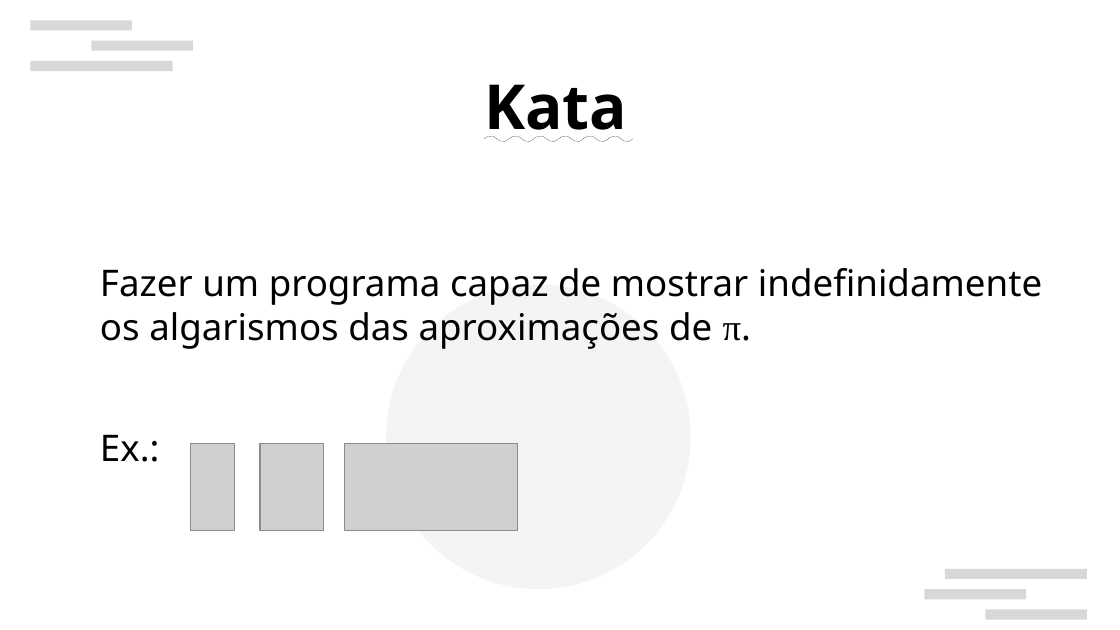
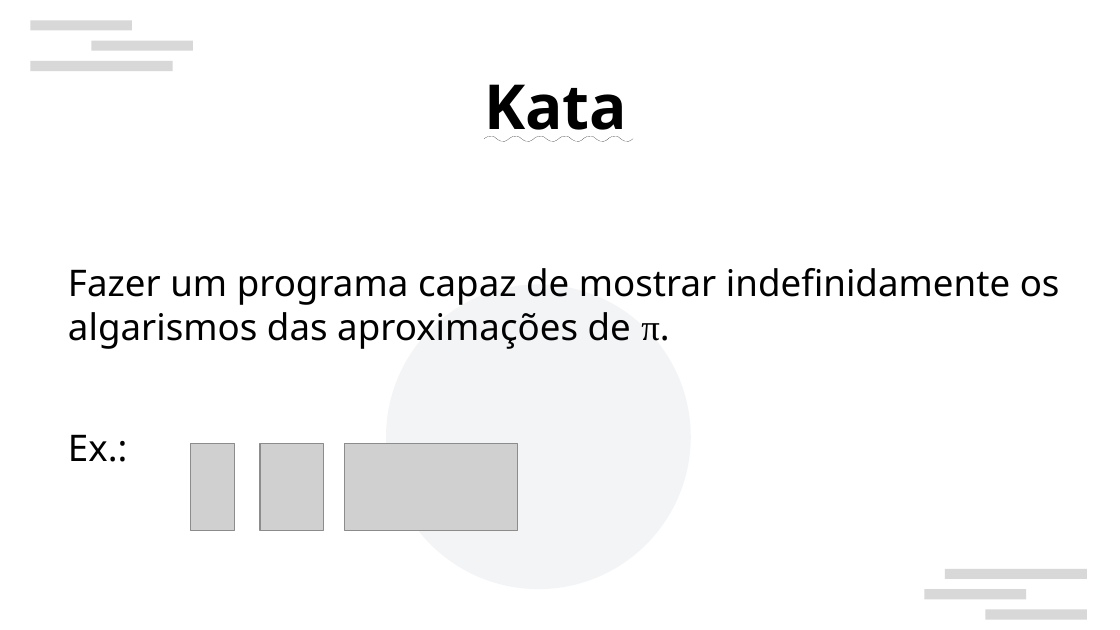
Before and after one commit to R-Stanz/gemp, a slide deck: slide 10 of classes/02-looping_and_conditionals/Aula02.odp. Drawn at 1120x630 pixels with LibreOffice and Linux fonts; fonts in the diff are those of the drawing; grey boxes stand for pictures; background and template pictures are left out. Boxes give left, top, right and bottom in pixels: in the first picture for what was removed or moved away, otherwise in the second. Text is boxed around its words. In the diff, an @@ line names an element or a change of style, - is before the commit and + after.

```diff
--- a/classes/02-looping_and_conditionals/Aula02.odp
+++ b/classes/02-looping_and_conditionals/Aula02.odp
@@ text "Fazer um programa capaz de ..." rewrapped from (100,268,1042,462) to (68,268,1060,462) @@
```
Also in this commit, not shown: 5 other slides changed, 1 other file.
